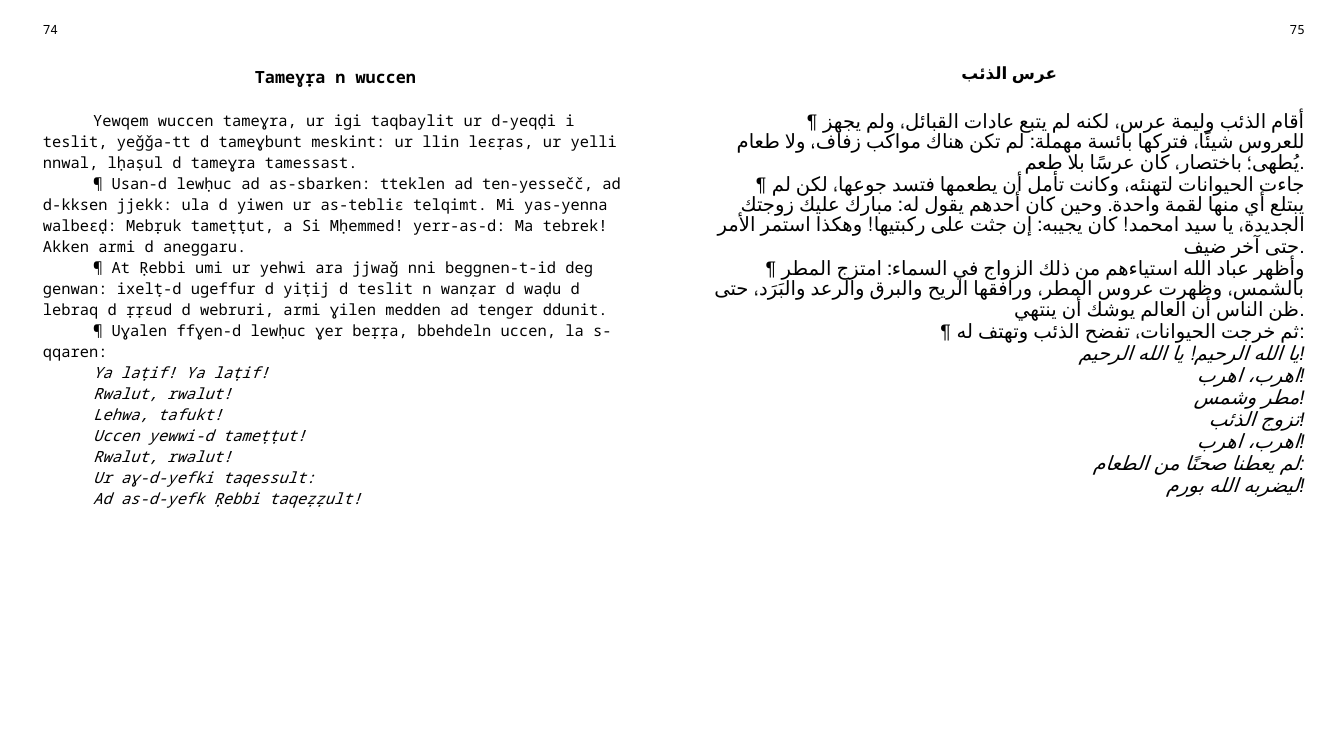
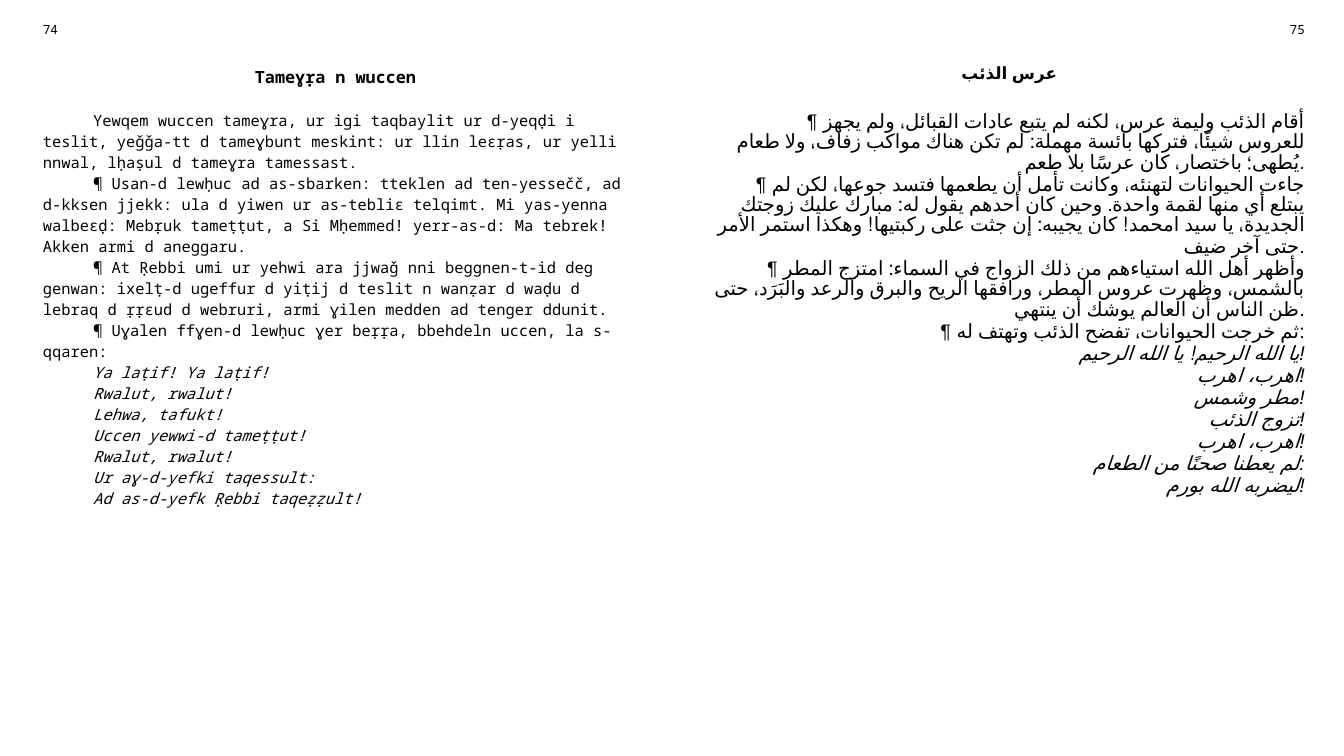
Before and after one commit to sferhah/tamacahut_n_wuccen, a slide deck: slide 33 of Uccen.ConsoleApp/uccen.arb.pptx. Drawn at 1344x756 pixels with LibreOffice and Linux fonts; fonts in the diff are those of the drawing. Boxes give left, top, right and bottom in pixels: in the first picture for what was removed or moved away, otherwise in the second. Text is boxed around its words. In the diff, an @@ line names an element or a change of style, - is before the commit and + after.

```diff
--- a/Uccen.ConsoleApp/uccen.arb.pptx
+++ b/Uccen.ConsoleApp/uccen.arb.pptx
@@ table at bbox=[32, 16, 1315, 729] @@
-row 3, column 3: ¶ أقام الذئب وليمة عرس، لكنه لم يتبع عادات القبائل، ولم يجهز للعروس شيئًا، فتركها بائسة مهملة: لم تكن هناك مواكب زفاف، ولا طعام يُطهى؛ باختصار، كان عرسًا بلا طعم. / ¶ جاءت الحيوانات لتهنئه، وكانت تأمل أن يطعمها فتسد جوعها، لكن لم يبتلع أي منها لقمة واحدة. وحين كان أحدهم يقول له: مبارك عليك زوجتك الجديدة، يا سيد امحمد! كان يجيبه: إن جثت على ركبتيها! وهكذا استمر الأمر حتى آخر ضيف. / ¶ وأظهر عباد الله استياءهم من ذلك الزواج في السماء: امتزج المطر بالشمس، وظهرت عروس المطر، ورافقها الريح والبرق والرعد والبَرَد، حتى ظن الناس أن العالم يوشك أن ينتهي. / ¶ ثم خرجت الحيوانات، تفضح الذئب وتهتف له: / يا الله الرحيم! يا الله الرحيم! / اهرب، اهرب! / مطر وشمس! / تزوج الذئب! / اهرب، اهرب! / لم يعطنا صحنًا من الطعام: / ليضربه الله بورم!
+row 3, column 3: ¶ أقام الذئب وليمة عرس، لكنه لم يتبع عادات القبائل، ولم يجهز للعروس شيئًا، فتركها بائسة مهملة: لم تكن هناك مواكب زفاف، ولا طعام يُطهى؛ باختصار، كان عرسًا بلا طعم. / ¶ جاءت الحيوانات لتهنئه، وكانت تأمل أن يطعمها فتسد جوعها، لكن لم يبتلع أي منها لقمة واحدة. وحين كان أحدهم يقول له: مبارك عليك زوجتك الجديدة، يا سيد امحمد! كان يجيبه: إن جثت على ركبتيها! وهكذا استمر الأمر حتى آخر ضيف. / ¶ وأظهر أهل الله استياءهم من ذلك الزواج في السماء: امتزج المطر بالشمس، وظهرت عروس المطر، ورافقها الريح والبرق والرعد والبَرَد، حتى ظن الناس أن العالم يوشك أن ينتهي. / ¶ ثم خرجت الحيوانات، تفضح الذئب وتهتف له: / يا الله الرحيم! يا الله الرحيم! / اهرب، اهرب! / مطر وشمس! / تزوج الذئب! / اهرب، اهرب! / لم يعطنا صحنًا من الطعام: / ليضربه الله بورم!
```
Also in this commit, not shown: 4 other slides changed, 3 other files.
